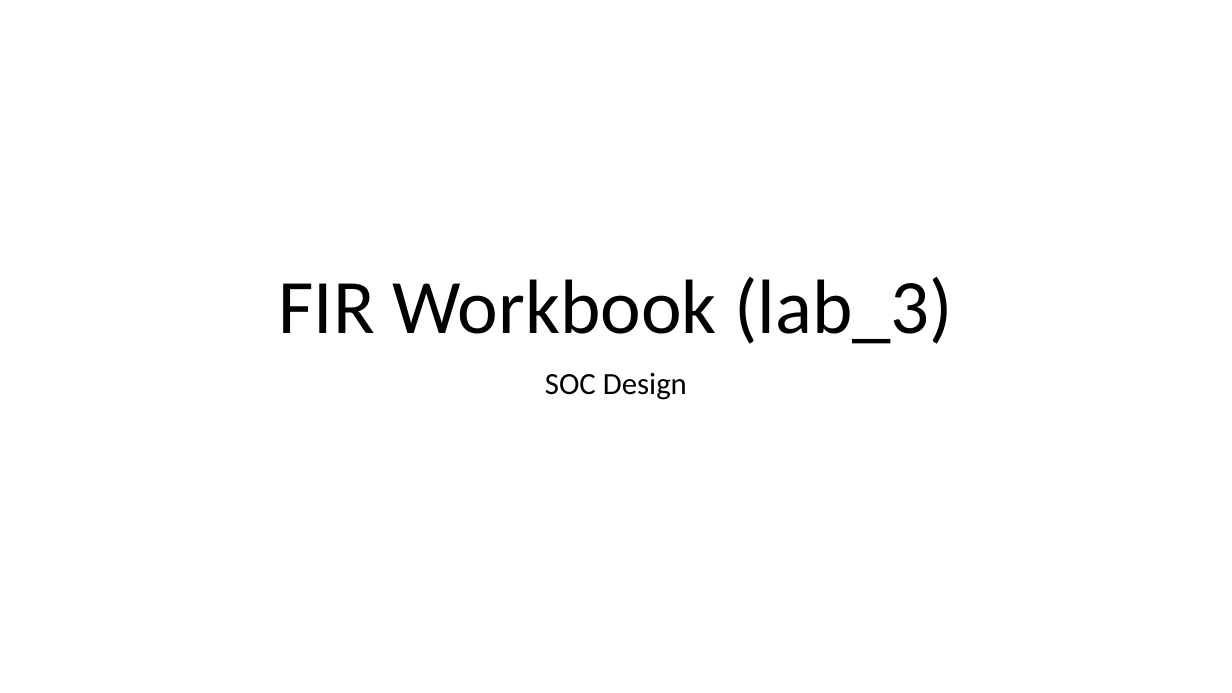
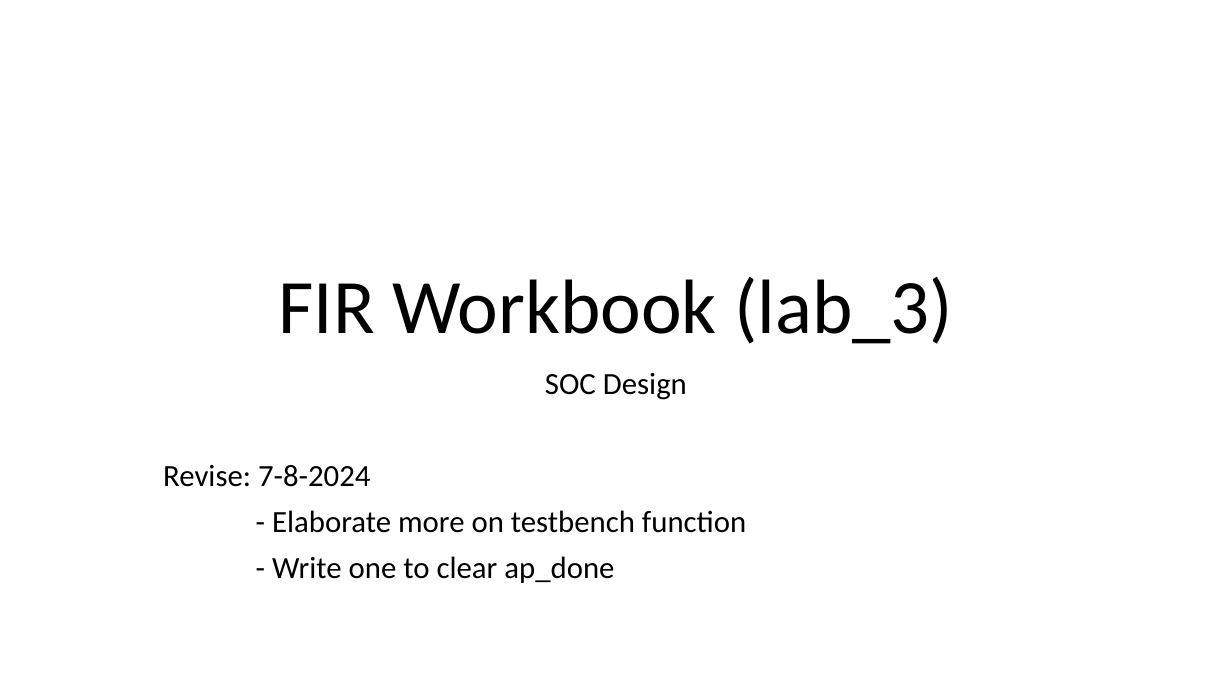
Before and after one commit to bol-edu/caravel-soc_fpga-lab, a slide deck: slide 1 of lab-fir/lab3-fir-workbook.pptx. Drawn at 1232x693 pixels with LibreOffice and Linux fonts; fonts in the diff are those of the drawing. Boxes give left, top, right and bottom in pixels: in the first picture for what was removed or moved away, otherwise in the second. Text is boxed around its words. In the diff, an @@ line names an element or a change of style, - is before the commit and + after.

```diff
--- a/lab-fir/lab3-fir-workbook.pptx
+++ b/lab-fir/lab3-fir-workbook.pptx
@@ subtitle at (x1=163, y1=465, x2=746, y2=583): paragraphs added @@
+Revise: 7-8-2024
+- Elaborate more on testbench function
+- Write one to clear ap_done
```
Also in this commit, not shown: 7 other slides changed, 5 slides added, 1 other file.
